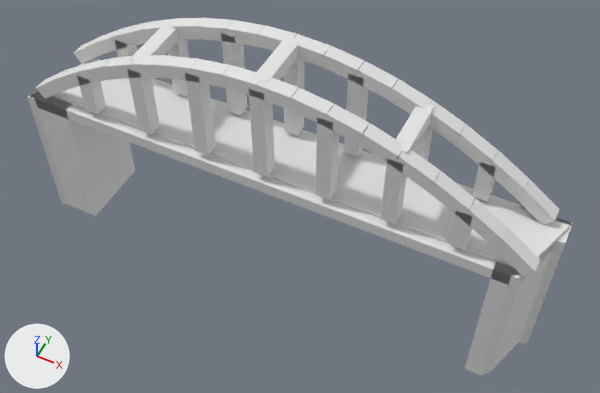
The glTF model models/amsterdam/amsterdam-brug-1610baf3/amsterdam-brug-1610baf3.glb as it was, and as the next commit left it.
Camera for both pictures: a 50 mm camera at (16.8, -31.2, 36.2) aimed at (1.5, -0.5, -2.1). The axes (+X, +Y, +Z) are drawn at lower left. The lights are the same throughout. The older version comes first.

The first picture shows 'building:boog', 'building:boog 2', 'building:windverband', 'road:dek', 'road:landhoofd (aangenomen)', 'road:landhoofd (aangenomen) 2', 'road:voetpad'.
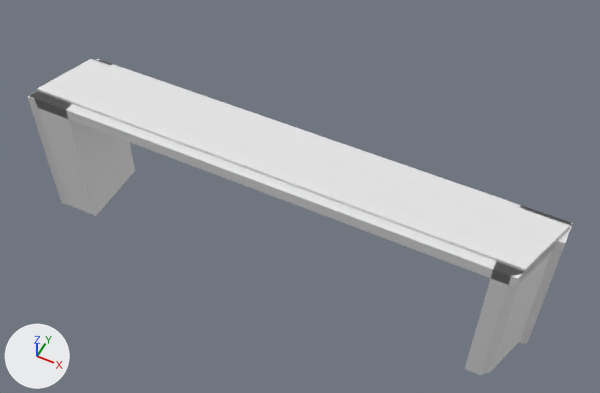
Location of each change, [x1, y1, x2, y2] in pixels of the pictures (600 x 393 px):
'building:boog 2', deleted
    before: [36, 55, 540, 276]
'building:boog', deleted
    before: [73, 18, 559, 225]
'building:windverband', deleted
    before: [130, 21, 434, 154]

Patch to the scene script:
```diff
--- a/models/amsterdam/amsterdam-brug-1610baf3/amsterdam-brug-1610baf3.glb.py
+++ b/models/amsterdam/amsterdam-brug-1610baf3/amsterdam-brug-1610baf3.glb.py
@@ ob_building_boog @@
-ob_building_boog = bpy.data.objects.new('building:boog', me_boog)
-ob_building_boog.location = (0.0, 0.0, 0.0)
@@ ob_building_boog_2 @@
-ob_building_boog_2 = bpy.data.objects.new('building:boog 2', me_boog_2)
-ob_building_boog_2.location = (0.0, 0.0, 0.0)
@@ ob_building_windverband @@
-ob_building_windverband = bpy.data.objects.new('building:windverband', me_windverband)
-ob_building_windverband.location = (0.0, 0.0, 0.0)
```
